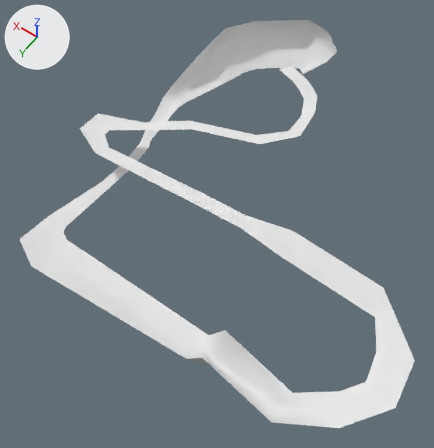
One commit to the OBJ model mPULSE Project/mPULSE/ModelLoader/Models/Race1.obj: the scene before it, then after it.
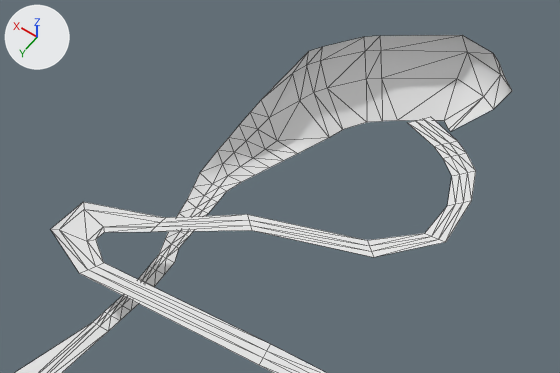
Each version appears first whole from a 50 mm camera at (-1123.0, 913.0, 1551.0) aimed at (-436.0, -49.0, 39.0), and next in a close-up on the part from 12% to 84% of the width and 0% to 47% of the height. The lights are fixed; the arrows at upper left show +X, +Y and +Z. The close-ups show mesh edges as thin lines. Where no turn or scale is listed for an object, it has been applied to the vertices.

The older version as bpy lines, for what is in view:
```python
me_race1 = bpy.data.meshes.new('Race1')
me_race1.from_pydata(...)  # 204 vertices, 300 faces; spans x -1157.0..138.0, y -900.0..402.0, z 0.0..266.0
me_race1.materials.append(mat_initialshadinggroup)  # white #e7e7e7
ob_race1 = bpy.data.objects.new('Race1', me_race1)
ob_race1.location = (0.0, 0.0, 0.0)
```
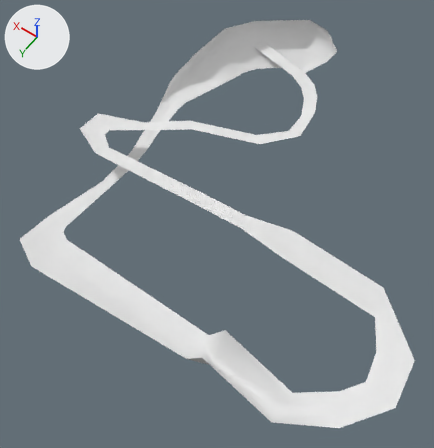
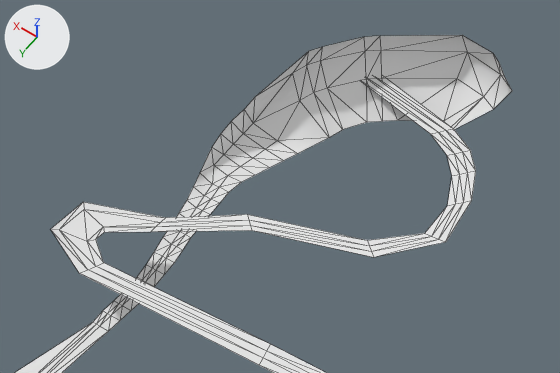
What differs and where, as boxes [x1, y1, x2, y2] in the close-ups (560 x 373 px; the box of a moved part takes in the faces that stretch with it):
part 1 of me_race1, moved or reshaped
    both: [93, 51, 309, 324]
part 2 of me_race1, moved or reshaped
    before: [443, 153, 476, 176]
    after: [447, 150, 476, 176]
part 3 of me_race1, moved or reshaped
    before: [434, 141, 466, 158]
    after: [431, 129, 470, 155]
part 4 of me_race1, moved or reshaped
    before: [408, 117, 457, 146]
    after: [362, 77, 453, 134]

Edits to the bpy script that builds the scene:
```text
Change me_race1:
    where me_race1.from_pydata(...)  # 204 vertices, 300 faces; spans x -1157.0..138.0, y -900.0..402.0, z 0.0..266.0
    used by ob_race1; location = (0.0, 0.0, 0.0)
    me_race1 part 1: 23 of 204 vertices moved; they spanned x -13.0..41.0, y -550.0..-33.0, z 0.0..192.0 and now span x -23.0..57.0, y -552.0..-33.0, z 0.0..192.0; mean shift (12.0, 0.0, -5.0); largest move (-9.0, -550.0, 150.0) -> (36.0, -552.0, 114.0)
    me_race1 part 2: all 4 vertices in x -401.0..-369.0, y -684.0..-646.0, z 152.0..155.0 are moved by (0.0, -18.0, -5.0)
    me_race1 part 3: all 4 vertices in x -369.0..-337.0, y -701.0..-664.0, z 155.0..158.0 are moved by (32.0, -42.0, -11.0)
    me_race1 part 4: all 4 vertices in x -287.0..-255.0, y -732.0..-694.0, z 157.0..163.0 are moved by (179.0, -56.0, 13.0)
```
